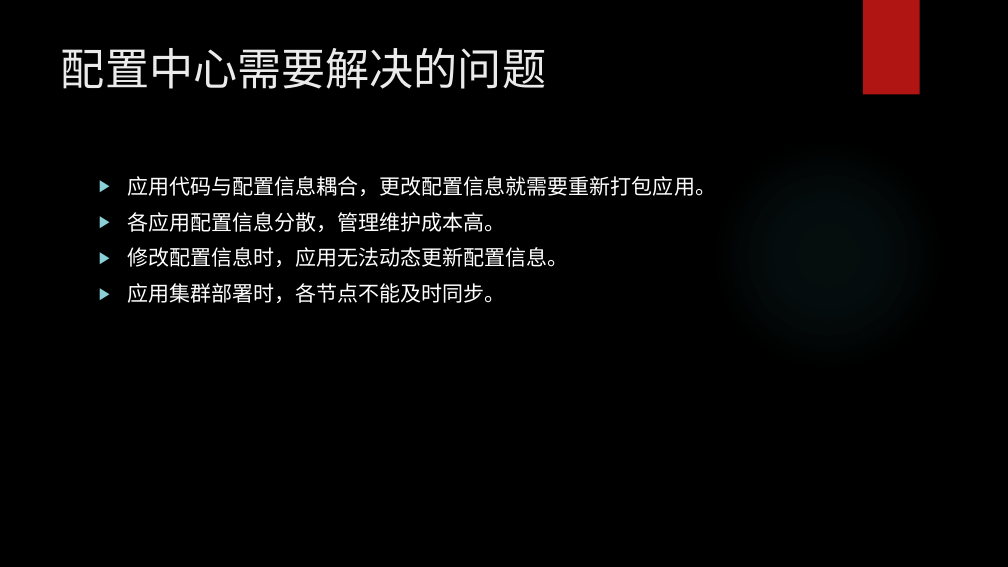
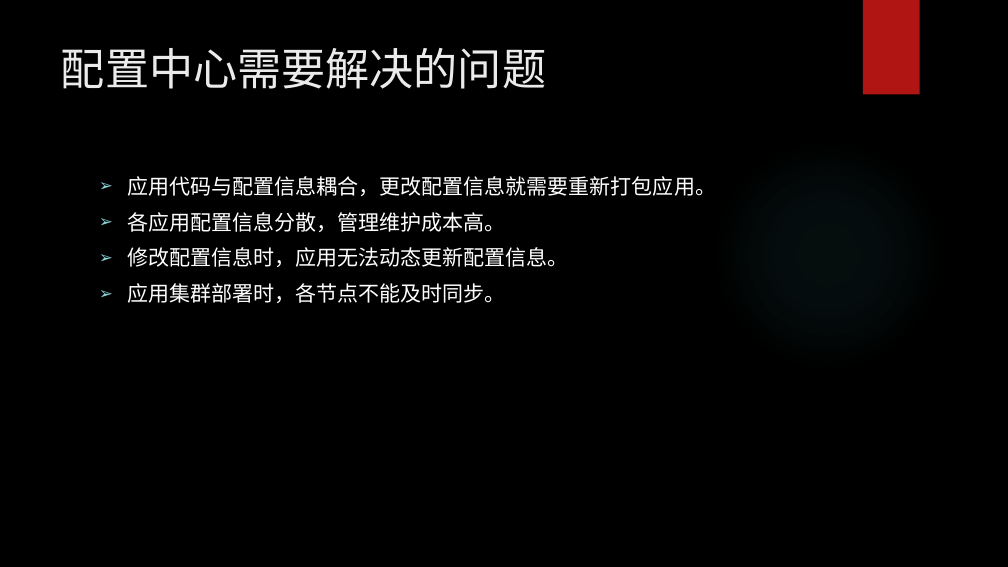
Before and after one commit to llggttd/sources, a slide deck: slide 2 of conf/分布式配置中心.pptx. Drawn at 1008x567 pixels with LibreOffice and Linux fonts; fonts in the diff are those of the drawing; background and template pictures are left out. Boxes give left, top, right and bottom in pixels: in the first picture for what was removed or moved away, otherwise in the second. Text is boxed around its words. In the diff, an @@ line names an element or a change of style, - is before the commit and + after.

```diff
--- a/conf/分布式配置中心.pptx
+++ b/conf/分布式配置中心.pptx
@@ text "应用代码与配置信息耦合，更改配置信息就需要重新打包应用。" at (127,176,716,303): font TeX Gyre Adventor to Noto Sans CJK SC; bullet ▶ to ➢ @@
```
Also in this commit, not shown: 1 other slide changed, 13 slides added, 6 other files.
